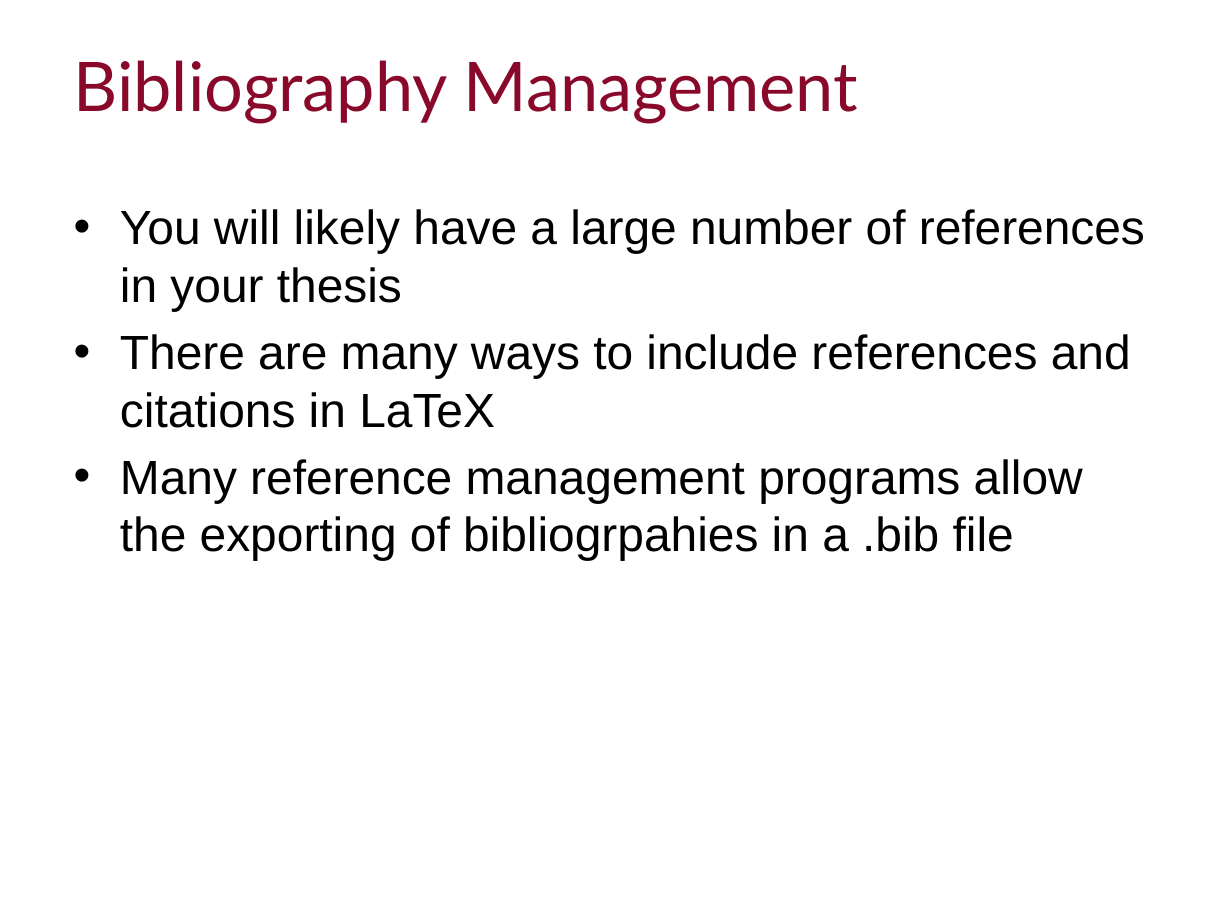
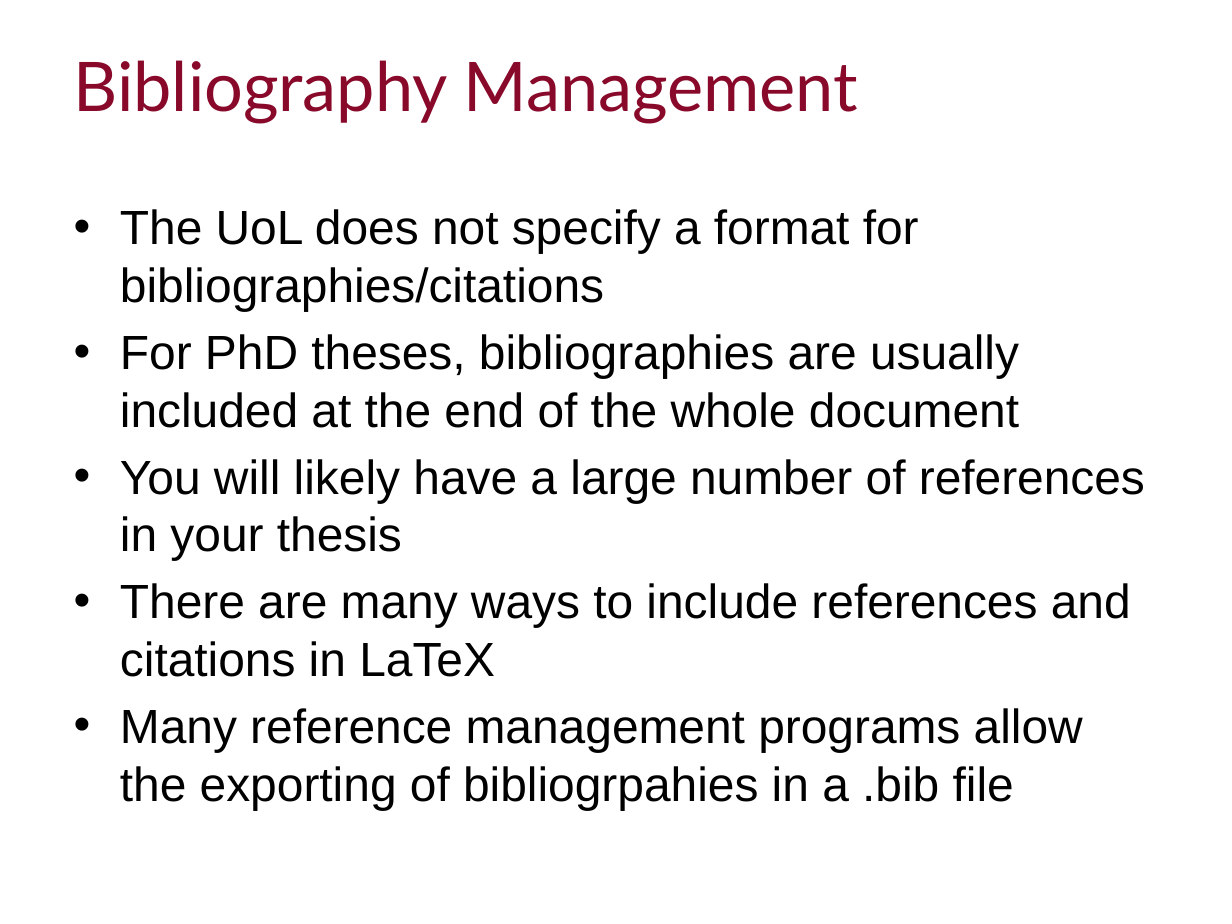
Before and after one commit to ImperialCollegeLondon/RCDS-writing-theses-in-latex, a slide deck: slide 29 of Writing Theses in Latex Slides.pptx. Drawn at 1232x924 pixels with LibreOffice and Linux fonts; fonts in the diff are those of the drawing; background and template pictures are left out. Boxes give left, top, right and bottom in pixels: in the first picture for what was removed or moved away, otherwise in the second. Text is boxed around its words. In the diff, an @@ line names an element or a change of style, - is before the commit and + after.

```diff
--- a/Writing Theses in Latex Slides.pptx
+++ b/Writing Theses in Latex Slides.pptx
@@ text at (120,209,1019,428): paragraphs added @@
+• The UoL does not specify a format for bibliographies/citations
+• For PhD theses, bibliographies are usually included at the end of the whole document
```
Also in this commit, not shown: 9 other slides changed, 2 slides added, 1 slide removed.
